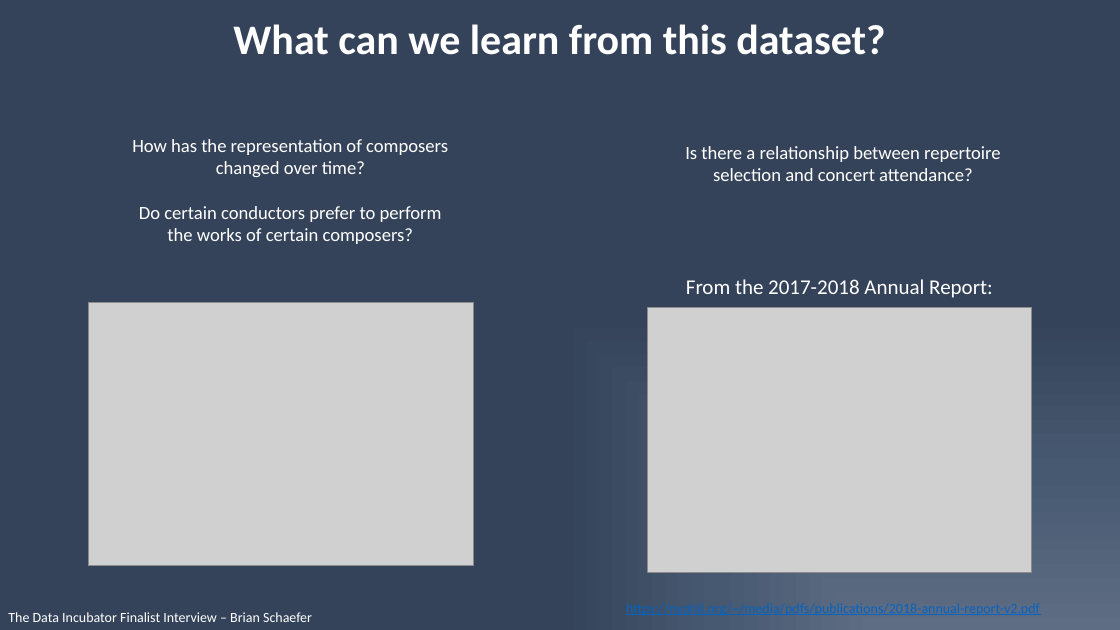
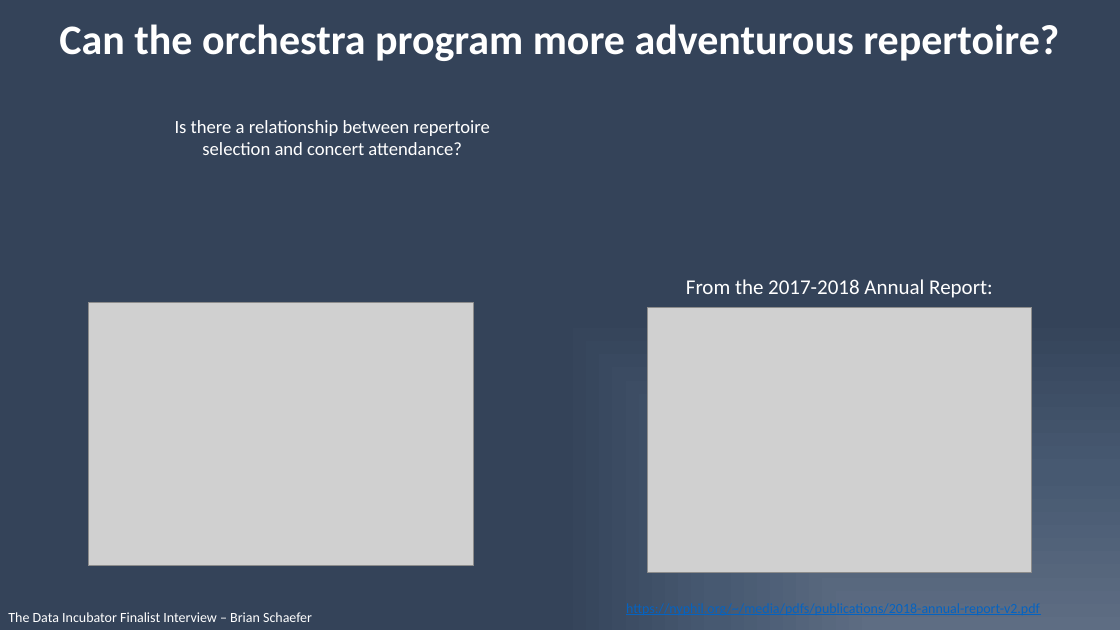
Before and after one commit to physinet/NY-Phil-EDA, a slide deck: slide 4 of interview_pitch.pptx. Drawn at 1120x630 pixels with LibreOffice and Linux fonts; fonts in the diff are those of the drawing; grey boxes stand for pictures. Boxes give left, top, right and bottom in pixels: in the first picture for what was removed or moved away, otherwise in the second. Text is boxed around its words. In the diff, an @@ line names an element or a change of style, - is before the commit and + after.

```diff
--- a/interview_pitch.pptx
+++ b/interview_pitch.pptx
@@ title at <box>59,24,1059,61</box>: text changed @@
-What can we learn from this dataset?
+Can the orchestra program more adventurous repertoire?
@@ text "Is there a relationship between ...": place and size @@
-text "Is there a relationship between ..." at <box>685,146,1001,181</box>
+text "Is there a relationship between ..." at <box>175,120,490,155</box>
@@ text removed at <box>132,139,448,244</box> @@
-How has the representation of composers changed over time?
-Do certain conductors prefer to perform the works of certain composers?
```
Also in this commit, not shown: 1 other slide changed, 1 other file.
